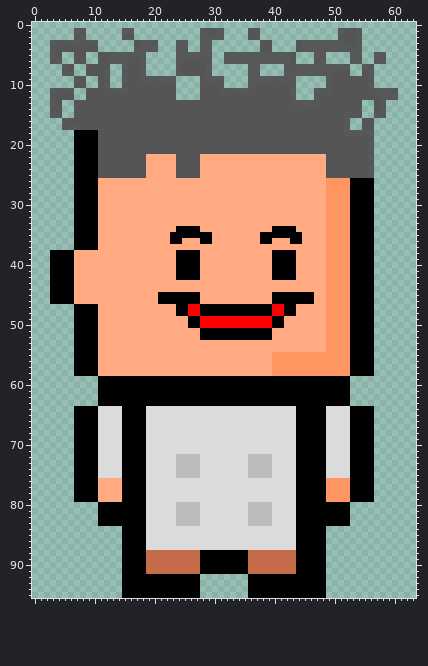
One commit to this sprite sheet: sprites/images/spr_character_1.png. Above is the file before it was changed.
The file is 64x96 pixels. Colours within 5 levels of each other are drawn and written as one.
Now the later version:
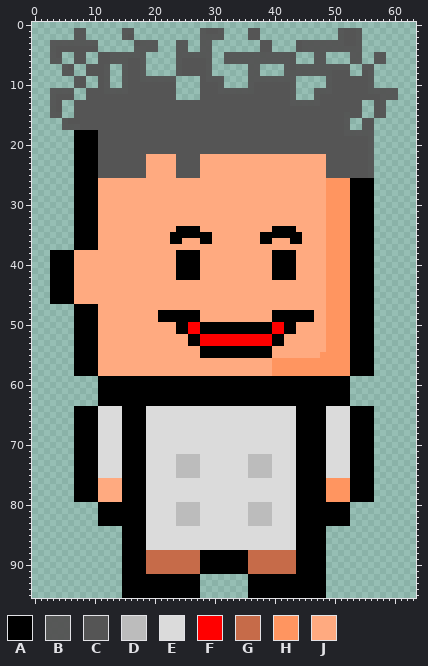
Palette (. is transparent): A #000000  B #555555f8  C #555555  D #bcbcbc  E #dbdbdb  F #ff0000  G #c66b49  H #ff9560  J #ffaa80
What changed:
@@ x 19..49 @@
 44 JJJJJJJJJJJJJJJJJJJJJJJJJJJJJJH
-45 JJAAAAAAAJJJJJJJJJJJJAAAAAAAJJH
-46 JJAAAAAAAJJJJJJJJJJJJAAAAAAAJJH
-47 JJJJJAAFFAAAAAAAAAAAAFFAAJJJJJH
-48 JJJJJAAFFAAAAAAAAAAAAFFAAJJJJJH
-49 JJJJJJJAAFFFFFFFFFFFFAAJJJJJJJH
-50 JJJJJJJAAFFFFFFFFFFFFAAJJJJJJJH
-51 JJJJJJJJJAAAAAAAAAAAAJJJJJJJJJH
-52 JJJJJJJJJAAAAAAAAAAAAJJJJJJJJJH
-53 JJJJJJJJJJJJJJJJJJJJJJJJJJJJJJH
-54 JJJJJJJJJJJJJJJJJJJJJJJJJJJJJJH
-55 JJJJJJJJJJJJJJJJJJJJJHHHHHHHHHH
+45 JJJJJJJJJJJJJJJJJJJJJJJJJJJJJJH
+46 JJJJJJJJJJJJJJJJJJJJJJJJJJJJJJH
+47 JJJJJJJJJJJJJJJJJJJJJJJJJJJJJJH
+48 JJAAAAAAAJJJJJJJJJJJJAAAAAAAJJH
+49 JJAAAAAAAJJJJJJJJJJJJAAAAAAAJJH
+50 JJJJJAAFFAAAAAAAAAAAAFFAAJJJJJH
+51 JJJJJAAFFAAAAAAAAAAAAFFAAJJJJJH
+52 JJJJJJJAAFFFFFFFFFFFFAAJJJJJJJH
+53 JJJJJJJAAFFFFFFFFFFFFAAJJJJJJJH
+54 JJJJJJJJJAAAAAAAAAAAAJJJJJJJJJH
+55 JJJJJJJJJAAAAAAAAAAAAJJJJJJJJHH
 56 JJJJJJJJJJJJJJJJJJJJJHHHHHHHHHH
Changed places in both pictures, as pixel boxes (x1, y1, x2, y2):
changed: (158, 292, 320, 358)
